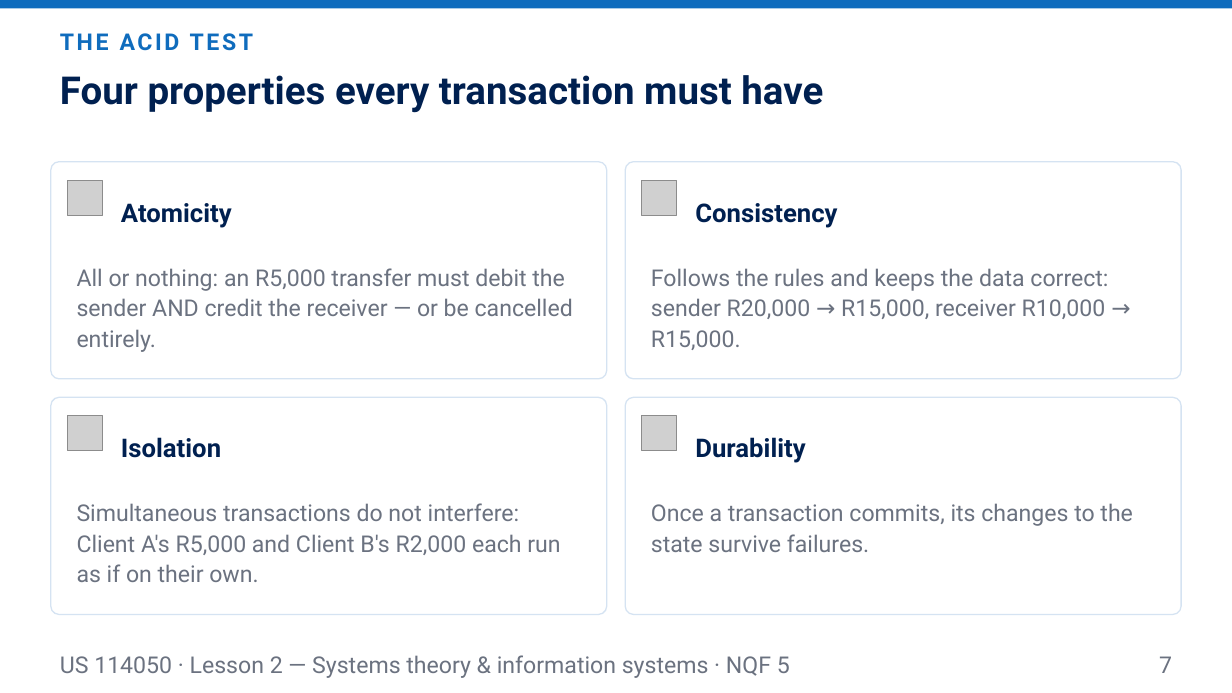
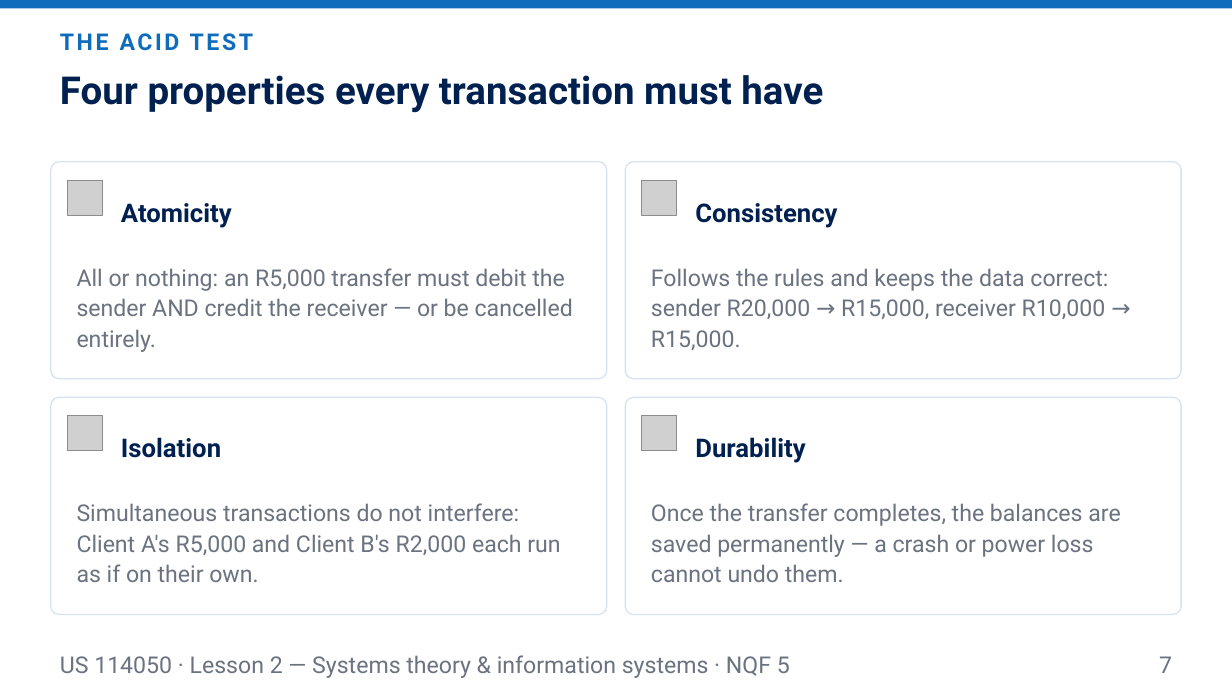
Before and after one commit to andrekyle/ITsystemsupport, a slide deck: slide 7 of public/downloads/US-114050-L2-Systems-Theory.pptx. Drawn at 1232x693 pixels with LibreOffice and Linux fonts; fonts in the diff are those of the drawing; grey boxes stand for pictures. Boxes give left, top, right and bottom in pixels: in the first picture for what was removed or moved away, otherwise in the second. Text is boxed around its words. In the diff, an @@ line names an element or a change of style, - is before the commit and + after.

```diff
--- a/public/downloads/US-114050-L2-Systems-Theory.pptx
+++ b/public/downloads/US-114050-L2-Systems-Theory.pptx
@@ text at [651,503,1120,582]: text changed @@
-Once a transaction commits, its changes to the state survive failures.
+Once the transfer completes, the balances are saved permanently — a crash or power loss cannot undo them.
```
Also in this commit, not shown: 2 other files.
